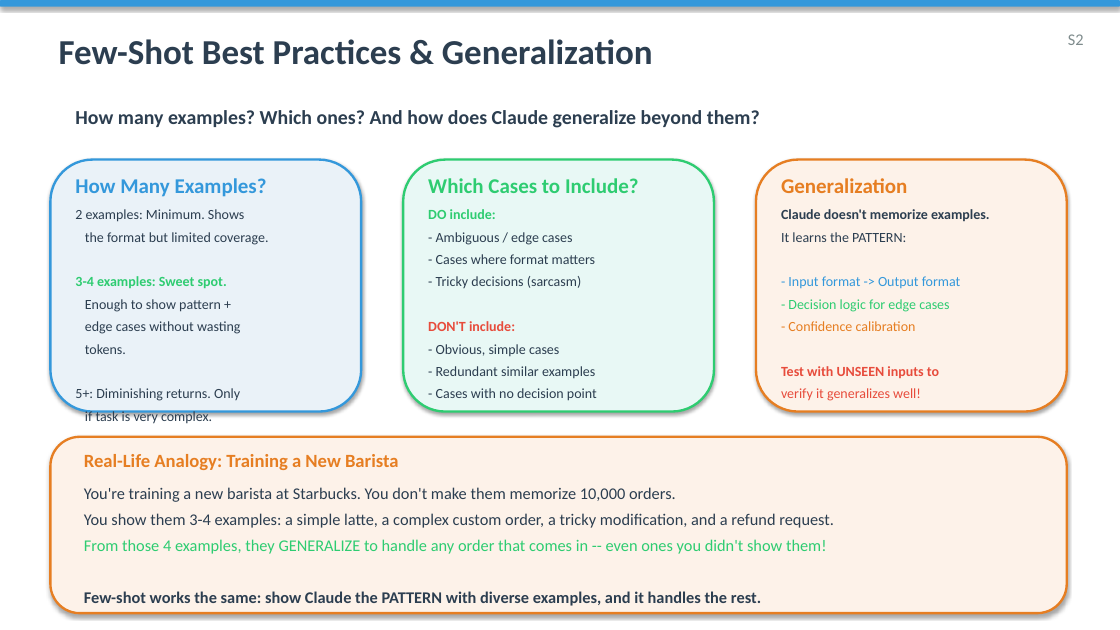
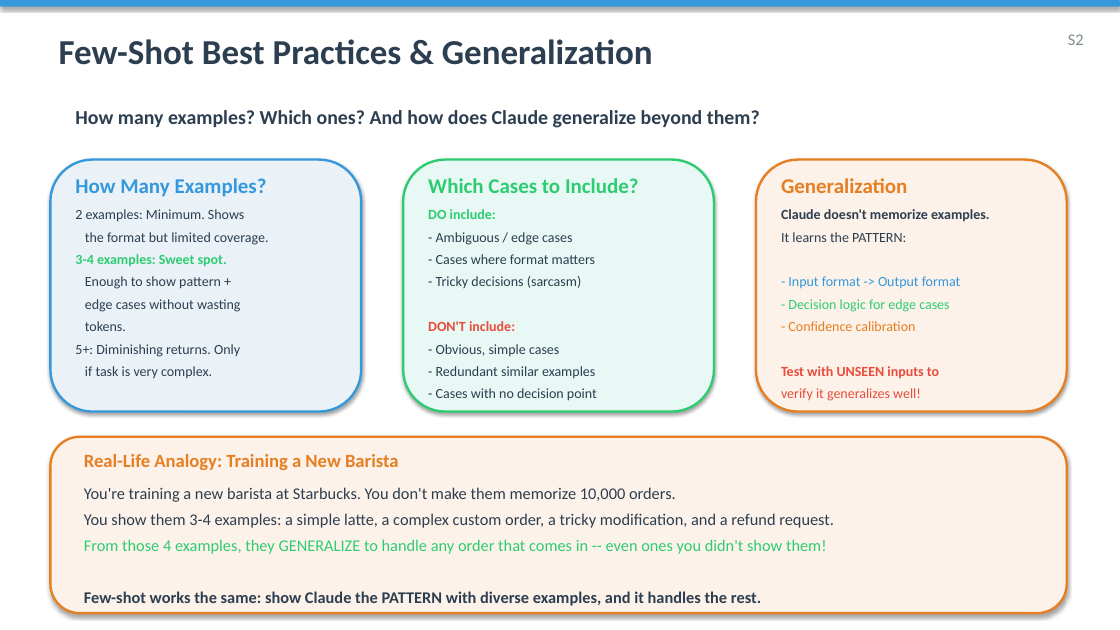
Before and after one commit to rsakate/cca-f, a slide deck: slide 10 of week-4/CCA-F_Module4_Prompt_Engineering_Structured_Output.pptx. Drawn at 1120x630 pixels with LibreOffice and Linux fonts; fonts in the diff are those of the drawing. Boxes give left, top, right and bottom in pixels: in the first picture for what was removed or moved away, otherwise in the second. Text is boxed around its words. In the diff, an @@ line names an element or a change of style, - is before the commit and + after.

```diff
--- a/week-4/CCA-F_Module4_Prompt_Engineering_Structured_Output.pptx
+++ b/week-4/CCA-F_Module4_Prompt_Engineering_Structured_Output.pptx
@@ text "2 examples: Minimum. Shows" rewrapped from [75, 209, 268, 425] to [75, 209, 268, 379] @@
```
Also in this commit, not shown: 9 other slides changed, 1 other file.
